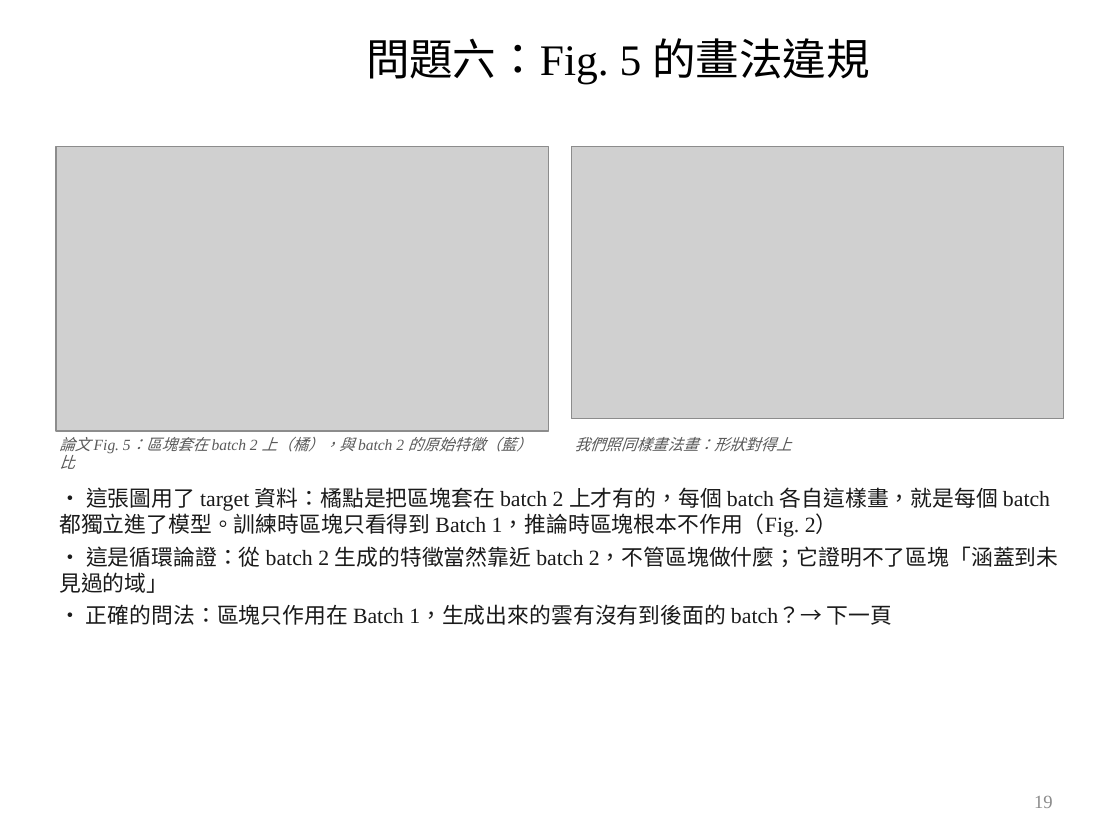
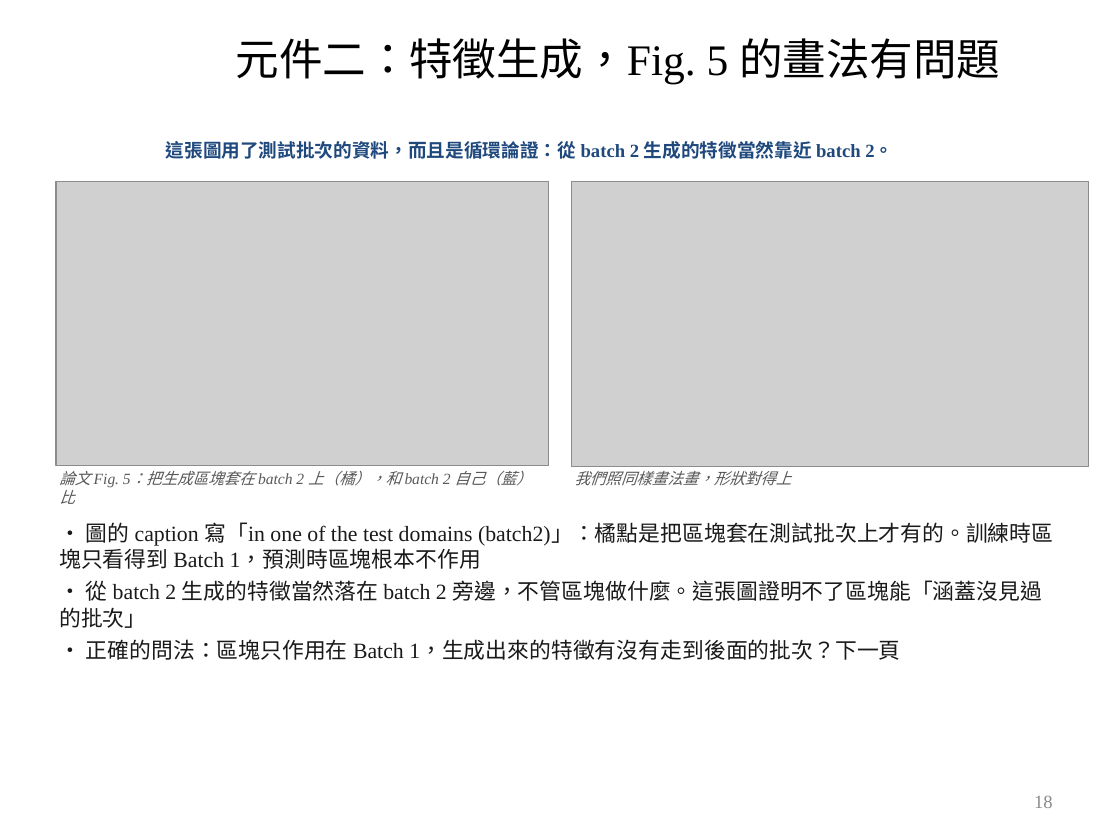
Before and after one commit to wintera1233/cdcnn, a slide deck: slide 18 of reports/09-22-merged.pptx (slide 19 before the commit). Drawn at 1120x840 pixels with LibreOffice and Linux fonts; fonts in the diff are those of the drawing; grey boxes stand for pictures; background and template pictures are left out. Boxes give left, top, right and bottom in pixels: in the first picture for what was removed or moved away, otherwise in the second. Text is boxed around its words. In the diff, an @@ line names an element or a change of style, - is before the commit and + after.

```diff
--- a/reports/09-22-merged.pptx
+++ b/reports/09-22-merged.pptx
@@ title at [236,38,1000,85]: text changed @@
-問題六：Fig. 5 的畫法違規
+元件二：特徵生成，Fig. 5 的畫法有問題
@@ text added at [166,141,893,159], 12 pt, text #1F497D, bold @@
+這張圖用了測試批次的資料，而且是循環論證：從 batch 2 生成的特徵當然靠近 batch 2。
@@ picture: place and size @@
-picture at [56,147,549,431]
+picture at [56,181,549,466]
@@ picture: place and size @@
-picture at [571,147,1064,419]
+picture at [571,181,1089,467]
@@ text at [59,471,532,504]: text changed @@
-論文 Fig. 5：區塊套在 batch 2 上（橘），與 batch 2 的原始特徵（藍）比
+論文 Fig. 5：把生成區塊套在 batch 2 上（橘），和 batch 2 自己（藍）比
@@ text at [575,471,792,486]: text changed @@
-我們照同樣畫法畫：形狀對得上
+我們照同樣畫法畫，形狀對得上
@@ text at [59,522,1053,660]: text changed @@
-• 這張圖用了 target 資料：橘點是把區塊套在 batch 2 上才有的，每個 batch 各自這樣畫，就是每個 batch 都獨立進了模型。訓練時區塊只看得到 Batch 1，推論時區塊根本不作用（Fig. 2）
-• 這是循環論證：從 batch 2 生成的特徵當然靠近 batch 2，不管區塊做什麼；它證明不了區塊「涵蓋到未見過的域」
-• 正確的問法：區塊只作用在 Batch 1，生成出來的雲有沒有到後面的 batch？→ 下一頁
+• 圖的 caption 寫「in one of the test domains (batch2)」：橘點是把區塊套在測試批次上才有的。訓練時區塊只看得到 Batch 1，預測時區塊根本不作用
+• 從 batch 2 生成的特徵當然落在 batch 2 旁邊，不管區塊做什麼。這張圖證明不了區塊能「涵蓋沒見過的批次」
+• 正確的問法：區塊只作用在 Batch 1，生成出來的特徵有沒有走到後面的批次？下一頁
@@ page number at [1034,795,1053,808]: text changed @@
-19
+18
```
Also in this commit, not shown: 8 other slides changed, 6 slides added, 8 slides removed, 1 other file.
